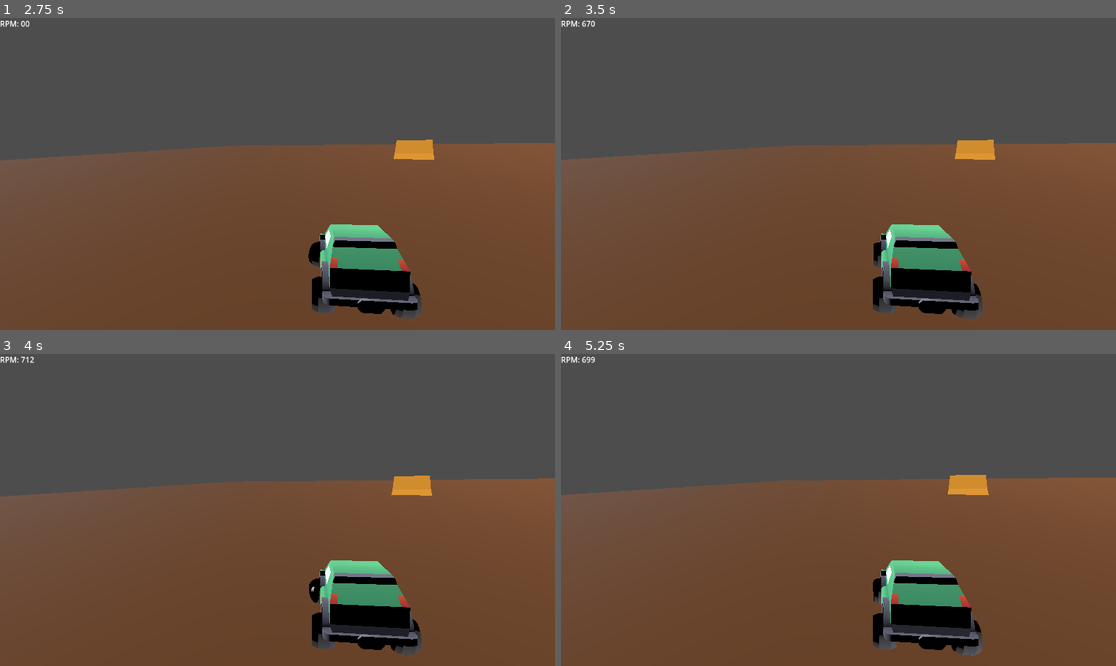
Above: before the commit, frames 1-4 (two rows, left to right).
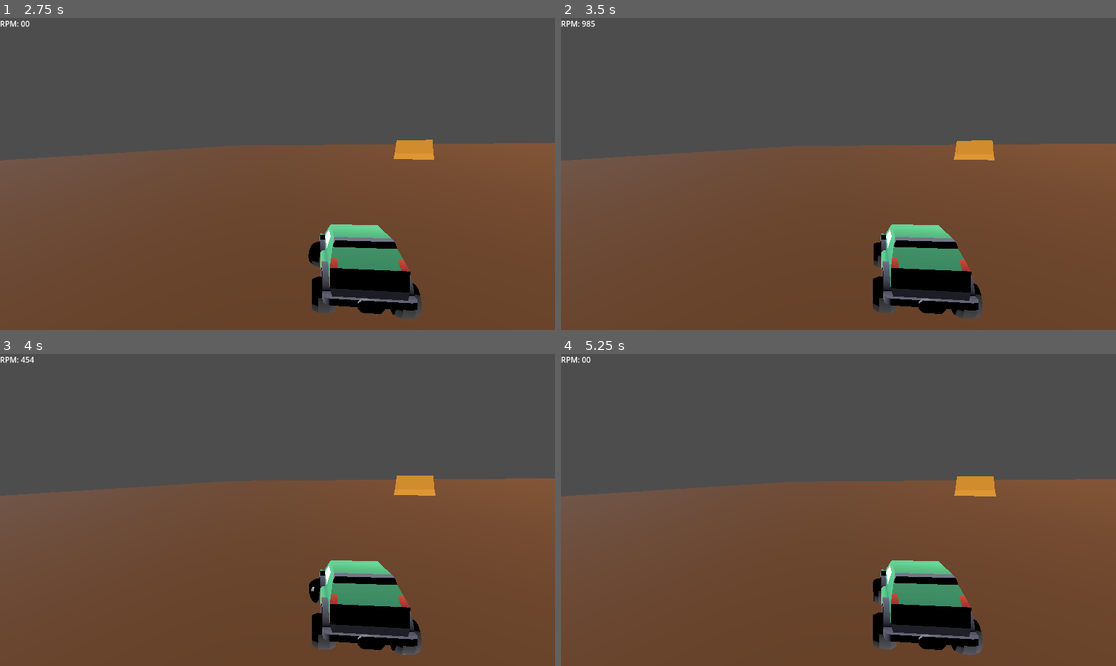
Above: after the commit, the same moments.

Repository: nicquast/reckless_rally
Game: Godot game, scene res://scenes/test_scene.tscn
Two runs of this game, one before a commit and one after it. Both use one fixed random seed, a clock stepped at 60 frames per second and the inputs below.
Inputs:
- Up to frame 1 (2.75 s): hold D (Steer Right) 0.53-1.28 s; hold S (Brake) 1.28-2.03 s; tap Enter at 2 s; hold D (Steer Right) from 2.03 s (still down)
- Up to frame 2 (3.5 s): tap Space (Handbrake) at 2.75 s; release D (Steer Right) at 2.78 s; hold W (Accelerate) from 2.78 s (still down)
- Up to frame 3 (4 s): release W (Accelerate) at 3.53 s; hold A (Steer Left) from 3.53 s (still down)
- Up to frame 4 (5.25 s): tap Enter at 5 s; release A (Steer Left) at 5.03 s; hold S (Brake) from 5.03 s (still down)

Frame 1 is identical in both runs. In frame 2, 0.3% of the frame differs, in the area x 0-100%, y 0-97%; in frame 3, 0.3%; in frame 4, 0.7%.

Commit message:
adjust curves

Diff:
--- a/scenes/Car.tscn
+++ b/scenes/Car.tscn
@@ -15,7 +15,7 @@
 
 [sub_resource type="Curve" id="Curve_fbyd5"]
 _limits = [10.0, 8000.0, 0.0, 8000.0]
-_data = [Vector2(0, 10), 0.0, 0.0, 0, 0, Vector2(1023.56903, 10), 0.0, 0.0, 0, 0, Vector2(4148.148, 3233.3623), 0.6002762, 0.6002762, 0, 0, Vector2(8000, 8000), 2.5635333, 0.0, 0, 0]
+_data = [Vector2(0, 1138.1221), 0.0, 0.0, 0, 0, Vector2(1400.6733, 1474.4883), 0.0, 0.0, 0, 0, Vector2(3986.532, 2079.9482), 0.6002762, 0.6002762, 0, 0, Vector2(8000, 8000), 2.5635333, 0.0, 0, 0]
 point_count = 4
 
 [sub_resource type="StandardMaterial3D" id="StandardMaterial3D_e33s5"]
@@ -106,7 +106,7 @@
 center_of_mass_node = NodePath("Center of Mass")
 power_curve = SubResource("Curve_ys5ts")
 brake_pressure_curve = SubResource("Curve_qn377")
-throttle_multiplier = 1000
+throttle_multiplier = 1500
 rpm_damping_curve = SubResource("Curve_fbyd5")
 
 [node name="body" type="MeshInstance3D" parent="." unique_id=1815946841]
